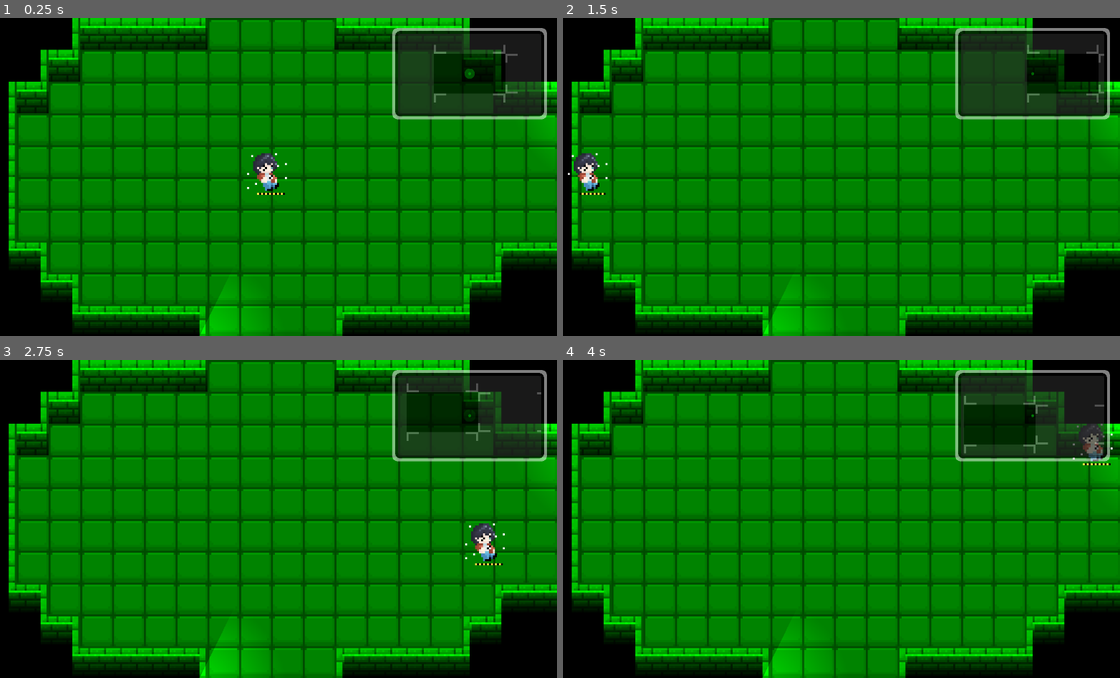
Above: before the commit, frames 1-4 (two rows, left to right).
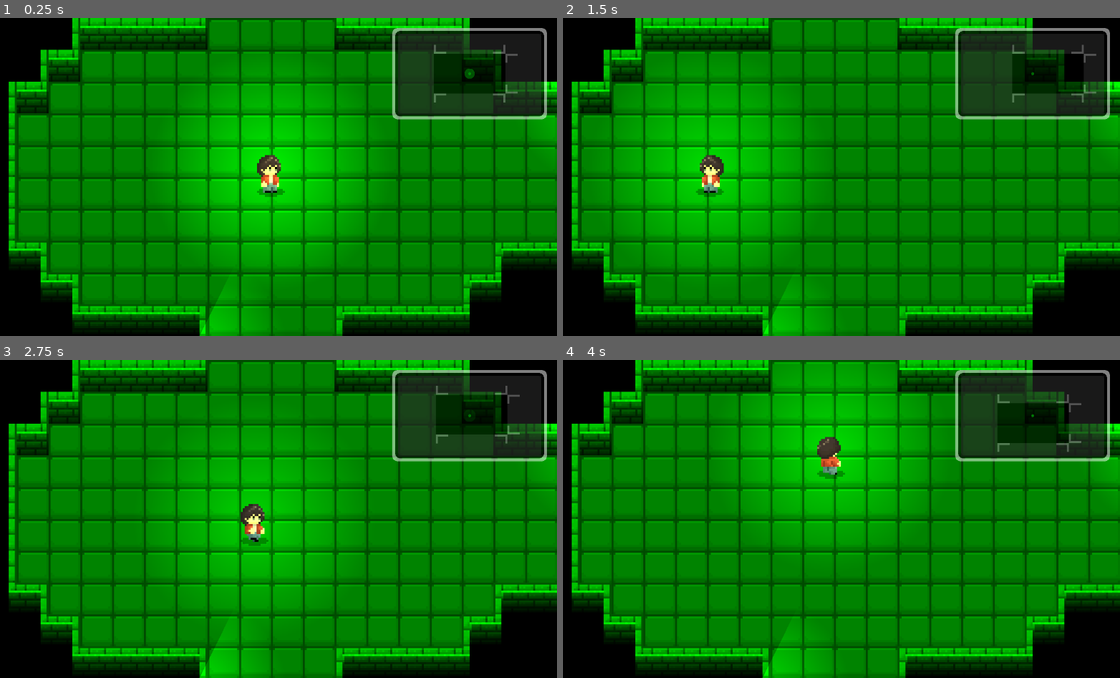
Above: after the commit, the same moments.

Repository: SmXThing/DungeonGame
Game: Godot game, scene res://scenes/test.tscn
The game is run twice, just before and just after one commit, with the same random seed, the same clock (stepped at 60 frames per second) and the same inputs.
Inputs (mouse positions are in pixels of both pictures, inside the frame that each line leads up to):
- Up to frame 1 (0.25 s): no input
- Up to frame 2 (1.5 s): tap Enter (ENTER) at 0.5, 0.6 s; move the mouse to (958, 161) at 0.52 s; hold Up (ui_up) 0.53-1.28 s; hold A (KEY_A) 0.53-1.28 s; click (958, 161) at 0.67 s; move the mouse to (718, 192) at 1.27 s; hold Down (ui_down) from 1.28 s (still down); tap A (KEY_A) at 1.35 s; click (718, 192) at 1.42 s
- Up to frame 3 (2.75 s): tap D (KEY_D) at 1.55 s; tap Space at 2 s; move the mouse to (328, 449) at 2.02 s; release Down (ui_down) at 2.03 s; hold Up (ui_up) from 2.03 s (still down); hold D (KEY_D) from 2.03 s (still down); click (328, 449) at 2.17 s; tap S (KEY_S) at 2.3 s
- Up to frame 4 (4 s): move the mouse to (808, 582) at 2.77 s; release D (KEY_D) at 2.78 s; tap S (KEY_S) at 2.85 s; click (808, 582) at 2.92 s; tap W (KEY_W) at 3.05 s; tap Enter (ENTER) at 3.5 s; move the mouse to (1003, 566) at 3.52 s; release Up (ui_up) at 3.53 s; hold Down (ui_down) from 3.53 s (still down); hold W (KEY_W) from 3.53 s (still down); click (1003, 566) at 3.67 s; tap Shift (SHIFT) at 3.8 s

The runs differ from the first frame. In frame 1, 15% of the frame differs, in the area x 31-66%, y 19-78%; in frame 2, 14%; in frame 3, 14%; in frame 4, 15%, in the area x 32-99%, y 0-58%.

Commit message:
Added rudimentary state machine, allowing for switching between idle and walking for now, which can trigger either animations. Responds to direction as well. Also added sprint (Activated by pressing SHIFT)

Diff:
--- /dev/null
+++ b/scenes/PlayerStateMachine.tscn
@@ -0,0 +1,6 @@
+[gd_scene load_steps=2 format=3 uid="uid://3c0x1eklqupe"]
+
+[ext_resource type="Script" uid="uid://db1jmnb35ki35" path="res://scripts/state_machine.gd" id="1_x1b3m"]
+
+[node name="StateMachine" type="Node"]
+script = ExtResource("1_x1b3m")
--- a/scenes/StateMachine.tscn
+++ /dev/null
@@ -1,22 +0,0 @@
-[gd_scene load_steps=6 format=3 uid="uid://3c0x1eklqupe"]
-
-[ext_resource type="Script" uid="uid://db1jmnb35ki35" path="res://scripts/state_machine.gd" id="1_x1b3m"]
-[ext_resource type="Script" uid="uid://cxtcscahssdri" path="res://scripts/idle.gd" id="2_nvmd8"]
-[ext_resource type="Script" uid="uid://clsmdrub86fv1" path="res://scripts/walking.gd" id="3_p7iu5"]
-[ext_resource type="Script" uid="uid://c31yfveyccmah" path="res://scripts/attacking.gd" id="4_cuydv"]
-[ext_resource type="Script" uid="uid://c13yrt1j8ylw8" path="res://scripts/special.gd" id="5_p4tc1"]
-
-[node name="StateMachine" type="Node"]
-script = ExtResource("1_x1b3m")
-
-[node name="idle" type="Node" parent="."]
-script = ExtResource("2_nvmd8")
-
-[node name="walking" type="Node" parent="."]
-script = ExtResource("3_p7iu5")
-
-[node name="attacking" type="Node" parent="."]
-script = ExtResource("4_cuydv")
-
-[node name="special" type="Node" parent="."]
-script = ExtResource("5_p4tc1")
--- a/scenes/player.tscn
+++ b/scenes/player.tscn
@@ -1,43 +1,80 @@
-[gd_scene load_steps=26 format=3 uid="uid://ce7odlbtah125"]
+[gd_scene load_steps=39 format=3 uid="uid://ce7odlbtah125"]
 
 [ext_resource type="Texture2D" uid="uid://bjwkhlkc4in1k" path="res://assets/swordguy.png" id="1_p0vlq"]
+[ext_resource type="Texture2D" uid="uid://b7h8lpmb8uphb" path="res://assets/shadow.png" id="2_smehm"]
 [ext_resource type="Script" uid="uid://cda7qx3icmv63" path="res://scripts/swordsman.gd" id="2_v6fml"]
 [ext_resource type="PackedScene" uid="uid://6icmhagwoosm" path="res://scenes/PlayerHUD.tscn" id="3_qhqgy"]
+[ext_resource type="PackedScene" uid="uid://3c0x1eklqupe" path="res://scenes/PlayerStateMachine.tscn" id="4_dqkch"]
+[ext_resource type="Script" uid="uid://cxtcscahssdri" path="res://scripts/idle.gd" id="5_qlg0r"]
+[ext_resource type="Script" uid="uid://clsmdrub86fv1" path="res://scripts/walking.gd" id="6_tuyoq"]
+[ext_resource type="Script" uid="uid://c31yfveyccmah" path="res://scripts/attacking.gd" id="7_fjrip"]
 
 [sub_resource type="RectangleShape2D" id="RectangleShape2D_p0vlq"]
 size = Vector2(12, 4)
 
 [sub_resource type="AtlasTexture" id="AtlasTexture_fjrip"]
 atlas = ExtResource("1_p0vlq")
+region = Rect2(1, 94, 30, 30)
+
+[sub_resource type="AtlasTexture" id="AtlasTexture_smehm"]
+atlas = ExtResource("1_p0vlq")
+region = Rect2(32, 94, 30, 30)
+
+[sub_resource type="AtlasTexture" id="AtlasTexture_ur7pv"]
+atlas = ExtResource("1_p0vlq")
+region = Rect2(63, 94, 30, 30)
+
+[sub_resource type="AtlasTexture" id="AtlasTexture_y4r1p"]
+atlas = ExtResource("1_p0vlq")
+region = Rect2(94, 94, 30, 30)
+
+[sub_resource type="AtlasTexture" id="AtlasTexture_d2wvv"]
+atlas = ExtResource("1_p0vlq")
+region = Rect2(1, 63, 30, 30)
+
+[sub_resource type="AtlasTexture" id="AtlasTexture_3v2ag"]
+atlas = ExtResource("1_p0vlq")
+region = Rect2(32, 63, 30, 30)
+
+[sub_resource type="AtlasTexture" id="AtlasTexture_jej6c"]
+atlas = ExtResource("1_p0vlq")
+region = Rect2(63, 63, 30, 30)
+
+[sub_resource type="AtlasTexture" id="AtlasTexture_f1ej7"]
+atlas = ExtResource("1_p0vlq")
+region = Rect2(94, 63, 30, 30)
+
+[sub_resource type="AtlasTexture" id="AtlasTexture_v6fml"]
+atlas = ExtResource("1_p0vlq")
+region = Rect2(1, 1, 30, 30)
+
+[sub_resource type="AtlasTexture" id="AtlasTexture_3li8b"]
+atlas = ExtResource("1_p0vlq")
+region = Rect2(32, 1, 30, 30)
+
+[sub_resource type="AtlasTexture" id="AtlasTexture_mdl7e"]
+atlas = ExtResource("1_p0vlq")
+region = Rect2(63, 1, 30, 30)
+
+[sub_resource type="AtlasTexture" id="AtlasTexture_qu4a1"]
+atlas = ExtResource("1_p0vlq")
+region = Rect2(94, 1, 30, 30)
+
+[sub_resource type="AtlasTexture" id="AtlasTexture_oprun"]
+atlas = ExtResource("1_p0vlq")
 region = Rect2(1, 32, 30, 30)
 
-[sub_resource type="AtlasTexture" id="AtlasTexture_smehm"]
+[sub_resource type="AtlasTexture" id="AtlasTexture_a8ls1"]
 atlas = ExtResource("1_p0vlq")
 region = Rect2(32, 32, 30, 30)
 
-[sub_resource type="AtlasTexture" id="AtlasTexture_ur7pv"]
+[sub_resource type="AtlasTexture" id="AtlasTexture_qfm1y"]
 atlas = ExtResource("1_p0vlq")
 region = Rect2(63, 32, 30, 30)
 
-[sub_resource type="AtlasTexture" id="AtlasTexture_y4r1p"]
+[sub_resource type="AtlasTexture" id="AtlasTexture_fulsm"]
 atlas = ExtResource("1_p0vlq")
 region = Rect2(94, 32, 30, 30)
-
-[sub_resource type="AtlasTexture" id="AtlasTexture_v6fml"]
-atlas = ExtResource("1_p0vlq")
-region = Rect2(1, 1, 30, 30)
-
-[sub_resource type="AtlasTexture" id="AtlasTexture_3li8b"]
-atlas = ExtResource("1_p0vlq")
-region = Rect2(32, 1, 30, 30)
-
-[sub_resource type="AtlasTexture" id="AtlasTexture_mdl7e"]
-atlas = ExtResource("1_p0vlq")
-region = Rect2(63, 1, 30, 30)
-
-[sub_resource type="AtlasTexture" id="AtlasTexture_qu4a1"]
-atlas = ExtResource("1_p0vlq")
-region = Rect2(94, 1, 30, 30)
 
 [sub_resource type="AtlasTexture" id="AtlasTexture_70d11"]
 atlas = ExtResource("1_p0vlq")
@@ -87,11 +124,28 @@
 "texture": SubResource("AtlasTexture_y4r1p")
 }],
 "loop": true,
-"name": &"hit",
+"name": &"hit_down",
 "speed": 9.0
 }, {
 "frames": [{
 "duration": 1.0,
+"texture": SubResource("AtlasTexture_d2wvv")
+}, {
+"duration": 1.0,
+"texture": SubResource("AtlasTexture_3v2ag")
+}, {
+"duration": 1.0,
+"texture": SubResource("AtlasTexture_jej6c")
+}, {
+"duration": 1.0,
+"texture": SubResource("AtlasTexture_f1ej7")
+}],
+"loop": true,
+"name": &"hit_up",
+"speed": 9.0
+}, {
+"frames": [{
+"duration": 1.0,
 "texture": SubResource("AtlasTexture_v6fml")
 }, {
 "duration": 1.0,
@@ -113,7 +167,33 @@
 "texture": SubResource("AtlasTexture_qu4a1")
 }],
 "loop": true,
-"name": &"idle",
+"name": &"idle_down",
+"speed": 8.0
+}, {
+"frames": [{
+"duration": 1.0,
+"texture": SubResource("AtlasTexture_oprun")
+}, {
+"duration": 1.0,
+"texture": SubResource("AtlasTexture_a8ls1")
+}, {
+"duration": 1.0,
+"texture": SubResource("AtlasTexture_qfm1y")
+}, {
+"duration": 1.0,
+"texture": SubResource("AtlasTexture_fulsm")
+}, {
+"duration": 1.0,
+"texture": SubResource("AtlasTexture_oprun")
+}, {
+"duration": 1.0,
+"texture": SubResource("AtlasTexture_oprun")
+}, {
+"duration": 1.0,
+"texture": SubResource("AtlasTexture_oprun")
+}],
+"loop": true,
+"name": &"idle_up",
 "speed": 8.0
 }, {
 "frames": [{
@@ -188,13 +268,14 @@
 shape = SubResource("RectangleShape2D_p0vlq")
 debug_color = Color(0.27099976, 0.5020223, 1, 0.41960785)
 
+[node name="shadow" type="Sprite2D" parent="."]
+texture = ExtResource("2_smehm")
+
 [node name="Sprites" type="AnimatedSprite2D" parent="."]
 sprite_frames = SubResource("SpriteFrames_70d11")
-animation = &"hit"
-frame_progress = 0.64221174
+animation = &"walking_up"
 
 [node name="PointLight2D" type="PointLight2D" parent="."]
-visible = false
 color = Color(0.9934314, 0.6432652, 7.70092e-07, 1)
 energy = 1.16
 shadow_enabled = true
@@ -236,4 +317,26 @@
 [node name="HUD" parent="." node_paths=PackedStringArray("player") instance=ExtResource("3_qhqgy")]
 player = NodePath("..")
 
+[node name="StateMachine" parent="." node_paths=PackedStringArray("starting_state", "holder") instance=ExtResource("4_dqkch")]
+starting_state = NodePath("idle")
+holder = NodePath("..")
+
+[node name="idle" type="Node" parent="StateMachine" node_paths=PackedStringArray("animation_sprite", "machine", "player")]
+script = ExtResource("5_qlg0r")
+animation_sprite = NodePath("../../Sprites")
+machine = NodePath("..")
+player = NodePath("../..")
+
+[node name="walking" type="Node" parent="StateMachine" node_paths=PackedStringArray("animation_sprite", "machine", "player")]
+script = ExtResource("6_tuyoq")
+animation_sprite = NodePath("../../Sprites")
+machine = NodePath("..")
+player = NodePath("../..")
+
+[node name="attacking" type="Node" parent="StateMachine" node_paths=PackedStringArray("animation_sprite", "machine", "player")]
+script = ExtResource("7_fjrip")
+animation_sprite = NodePath("../../Sprites")
+machine = NodePath("..")
+player = NodePath("../..")
+
 [connection signal="area_entered" from="RoomTriggerDetection" to="." method="_on_detection_area_entered"]
--- a/scenes/test.tscn
+++ b/scenes/test.tscn
@@ -20,5 +20,5 @@
 
 [node name="Player" parent="." instance=ExtResource("2_w8un3")]
 slide_on_ceiling = false
-movement_speed = 300.0
+movement_speed = 75.0
 enable_camera_limit = true
--- a/scripts/attacking.gd
+++ b/scripts/attacking.gd
@@ -1,11 +1,13 @@
-extends Node
+extends State
 
+func update(_delta: float) -> void:
+	pass
 
-# Called when the node enters the scene tree for the first time.
-func _ready() -> void:
-	pass # Replace with function body.
+func physics_update(_delta: float) -> void:
+	pass
 
+func enter() -> void:
+	pass
 
-# Called every frame. 'delta' is the elapsed time since the previous frame.
-func _process(delta: float) -> void:
+func exit() -> void:
 	pass
--- a/scripts/idle.gd
+++ b/scripts/idle.gd
@@ -1,4 +1,23 @@
 extends State
 
-func _input(event: InputEvent) -> void:
+func update(_delta: float) -> void:
+	if Input.is_action_just_pressed("KEY_W") || Input.is_action_just_pressed("KEY_A") || Input.is_action_just_pressed("KEY_S") || Input.is_action_just_pressed("KEY_D"):
+		emit("walking")
+	'''if Input.is_action_just_pressed("ENTER") || Input.is_mouse_button_pressed(MOUSE_BUTTON_LEFT):
+		emit("attacking")'''
+
+func physics_update(_delta: float) -> void:
 	pass
+
+func enter() -> void:
+	if get_parent().get_last_direction().y == -1:
+		animation_sprite.play("idle_up")
+	else:
+		animation_sprite.play("idle_down")
+	if get_parent().get_last_direction().x == 1:
+		animation_sprite.flip_h = false
+	else:
+		animation_sprite.flip_h = true
+
+func exit() -> void:
+	pass
--- a/scripts/player/player.gd
+++ b/scripts/player/player.gd
@@ -23,6 +23,7 @@
 
 var status: Array
 var time: float = 0
+var facing: Vector2 = Vector2(1, 1)
 
 func _ready() -> void:
 	if enable_camera_limit:
@@ -33,25 +34,18 @@
 	time += delta
 	light.energy = 1.16 + 0.2 * sin(4 * time)
 
-	var direction: Vector2 = Input.get_vector("KEY_A", "KEY_D", "KEY_W", "KEY_S")
-
-	if direction:
-		velocity = direction * movement_speed
-	else:
-		velocity.x = move_toward(velocity.x, 0, movement_speed/4)
-		velocity.y = move_toward(velocity.y, 0, movement_speed/4)
-
 	move_and_slide()
 
 func camera_translation(cell_pos: Vector2i, duration: float) -> void:
 	var actual_pos = Vector2(cell_pos) * get_viewport_rect().size
+
 	var tween_1 = create_tween()
+	tween_1.tween_property(camera, "limit_left", actual_pos.x, duration).set_trans(Tween.TRANS_EXPO).set_ease(Tween.EASE_OUT)
 	var tween_2 = create_tween()
+	tween_2.tween_property(camera, "limit_right", actual_pos.x, duration).set_trans(Tween.TRANS_EXPO).set_ease(Tween.EASE_OUT)
 	var tween_3 = create_tween()
+	tween_3.tween_property(camera, "limit_top", actual_pos.y, duration).set_trans(Tween.TRANS_EXPO).set_ease(Tween.EASE_OUT)
 	var tween_4 = create_tween()
-	tween_1.tween_property(camera, "limit_left", actual_pos.x, duration).set_trans(Tween.TRANS_EXPO).set_ease(Tween.EASE_OUT)
-	tween_2.tween_property(camera, "limit_right", actual_pos.x, duration).set_trans(Tween.TRANS_EXPO).set_ease(Tween.EASE_OUT)
-	tween_3.tween_property(camera, "limit_top", actual_pos.y, duration).set_trans(Tween.TRANS_EXPO).set_ease(Tween.EASE_OUT)
 	tween_4.tween_property(camera, "limit_bottom", actual_pos.y, duration).set_trans(Tween.TRANS_EXPO).set_ease(Tween.EASE_OUT)
 
 func take_damage(damage: int) -> void:
--- a/scripts/state.gd
+++ b/scripts/state.gd
@@ -2,11 +2,14 @@
 class_name State
 
 signal transitioned
+@export var animation_sprite: AnimatedSprite2D
+@export var machine: Node
+@export var player: CharacterBody2D
 
-func update(delta: float) -> void:
+func update(_delta: float) -> void:
 	pass
 
-func physics_update(delta: float) -> void:
+func physics_update(_delta: float) -> void:
 	pass
 
 func enter() -> void:
@@ -14,3 +17,6 @@
 
 func exit() -> void:
 	pass
+
+func emit(new_state: String) -> void:
+	transitioned.emit(self, new_state)
--- a/scripts/state_machine.gd
+++ b/scripts/state_machine.gd
@@ -1,6 +1,7 @@
 extends Node
 
 @export var starting_state: State
+@export var holder: CharacterBody2D
 
 var active_state: State
 var states: Dictionary[String, State] = {}
@@ -25,7 +26,6 @@
 
 func _on_state_transitioned(state: State, new_state: String):
 	if state != active_state:
-		print("Line22")
 		return
 
 	var next_state: State = states[new_state.to_lower()]
@@ -37,3 +37,9 @@
 
 	next_state.enter()
 	active_state = next_state
+
+func get_last_direction() -> Vector2:
+	return holder.facing
+
+func get_holder() -> CharacterBody2D:
+	return holder
--- a/scripts/walking.gd
+++ b/scripts/walking.gd
@@ -1,11 +1,60 @@
-extends Node
+extends State
 
+signal switched_direction
 
-# Called when the node enters the scene tree for the first time.
+var sprint_multiplier: float = 1.5
+var sprinting: bool = false
+
 func _ready() -> void:
-	pass # Replace with function body.
+	switched_direction.connect(_on_switched_direction)
 
+func update(_delta: float) -> void:
+	if player.velocity == Vector2(0, 0):
+		animation_sprite.speed_scale = 1
+		emit("idle")
 
-# Called every frame. 'delta' is the elapsed time since the previous frame.
-func _process(delta: float) -> void:
+func physics_update(_delta: float) -> void:
+	var direction: Vector2 = Input.get_vector("KEY_A", "KEY_D", "KEY_W", "KEY_S")
+
+	if direction:
+		var switched: bool = false
+		player.velocity = direction * player.movement_speed
+
+		if Input.is_action_pressed("SHIFT"):
+			player.velocity *= sprint_multiplier
+			animation_sprite.speed_scale = sprint_multiplier
+		else:
+			animation_sprite.speed_scale = 1
+
+		if direction.x != 0 && player.facing.x != round(direction.x):
+			player.facing.x = round(direction.x)
+			switched = true
+		if direction.y != 0 && player.facing.y != round(direction.y):
+			player.facing.y = round(direction.y)
+			switched = true
+		if switched:
+			switched_direction.emit()
+	else:
+		player.velocity.x = move_toward(player.velocity.x, 0, player.movement_speed/4)
+		player.velocity.y = move_toward(player.velocity.y, 0, player.movement_speed/4)
+
+func enter() -> void:
+	set_anim_direction(get_parent().get_last_direction())
+
+func exit() -> void:
 	pass
+
+func _on_switched_direction() -> void:
+	var new_direction: Vector2 = get_parent().get_last_direction()
+	print(new_direction)
+	set_anim_direction(new_direction)
+
+func set_anim_direction(dir: Vector2):
+	if dir.y == 1:
+		animation_sprite.play("walking_down")
+	else:
+		animation_sprite.play("walking_up")
+	if dir.x == 1:
+		animation_sprite.flip_h = false
+	else:
+		animation_sprite.flip_h = true
Binary file added: assets/shadow.png
Not shown, added: assets/shadow.png.import
Binary file changed: assets/swordguy.png
